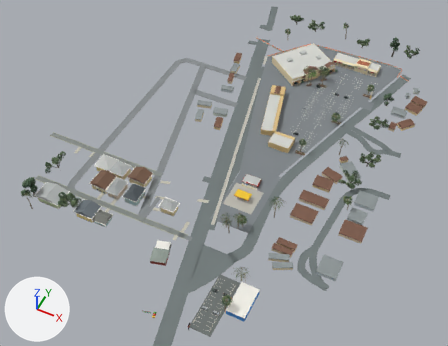
Two versions of the glTF model dist/assets/plaza.glb, one commit apart.
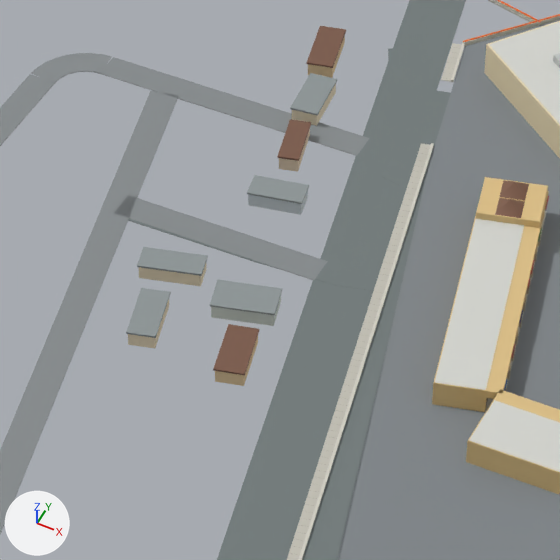
The first picture shows the older version from a 50 mm lens placed at (-230.0, -1891.0, 395.0), pointed at (-394.0, -1564.0, -14.0). The close-ups show the older and then the newer version on the part from 37% to 64% of the width and 14% to 48% of the height of that picture. Only the edits that show in the close-ups are written down. Every picture has the same lights, and +X, +Y and +Z are marked at lower left. Where no turn or scale is listed for an object, it has been applied to the vertices. Vertices at exactly the same position are counted once.

The first close-up shows 'architecture', 'ground', 'roof'.
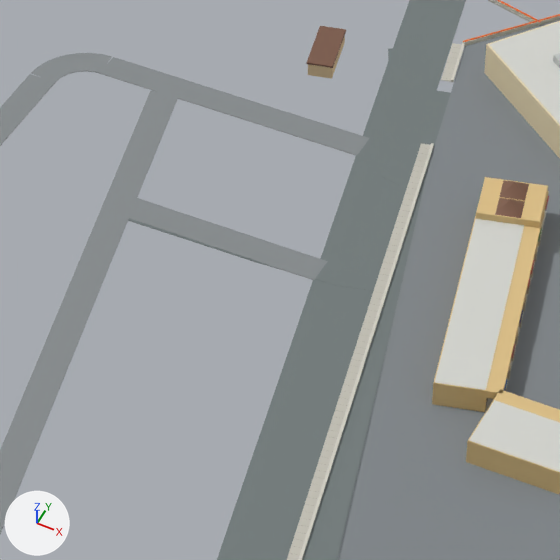
Where the change shows, as pixel boxes [x1, y1, x2, y2] in the close-ups (560 x 560 px):
'roof', reshaped
    before: [126, 22, 560, 472]
    after: [306, 22, 560, 472]
'architecture', reshaped
    before: [128, 0, 560, 560]
    after: [298, 0, 560, 560]
part 1 of me_mesh_0, deleted
    before: [128, 84, 336, 386]
part 2 of me_mesh_1, deleted
    before: [126, 73, 337, 375]

Patch to the scene script:
```diff
--- a/dist/assets/plaza.glb.py
+++ b/dist/assets/plaza.glb.py
@@ me_mesh_0 @@
 # used by ob_architecture; location = (-383.9, -1543.9, 6.3)
-me_mesh_0.from_pydata(...)  # 111083 vertices, 215339 faces; spans x -128.0..128.0, y -174.0..174.0, z -6.0..6.0
+me_mesh_0.from_pydata(...)  # 111027 vertices, 215255 faces; spans x -128.0..128.0, y -174.0..174.0, z -6.0..6.0
+# me_mesh_0 part 1: 7 loose pieces with 56 vertices, spanning x -65.0..-31.0, y 13.0..104.0, z -6.0..-3.0, are deleted
 me_mesh_0.materials.append(mat_material_0)
@@ me_mesh_1 @@
 # used by ob_roof; location = (-383.7, -1537.4, 7.9)
-me_mesh_1.from_pydata(...)  # 382 vertices, 530 faces; spans x -128.0..128.0, y -157.0..157.0, z -5.0..5.0
+me_mesh_1.from_pydata(...)  # 326 vertices, 446 faces; spans x -128.0..128.0, y -157.0..157.0, z -5.0..5.0
+# me_mesh_1 part 2: 7 loose pieces with 56 vertices, spanning x -66.0..-31.0, y 6.0..98.0, z -5.0..-4.0, are deleted
 me_mesh_1.materials.append(mat_material_1)
```
